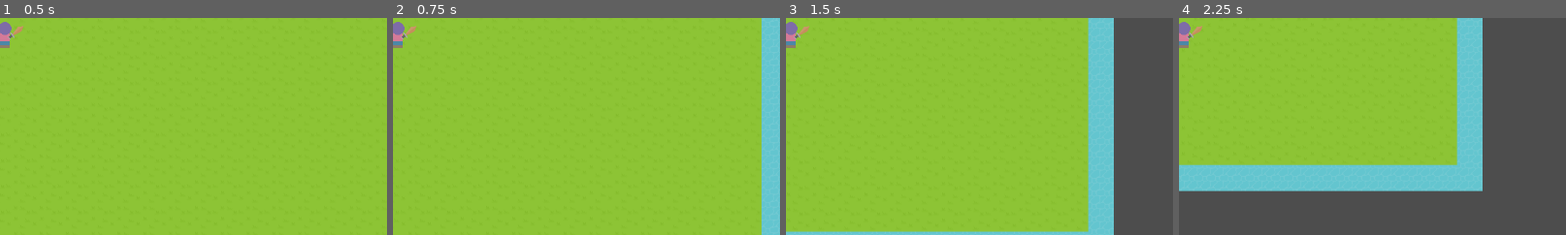
Above: before the commit, frames 1-4 (left to right).
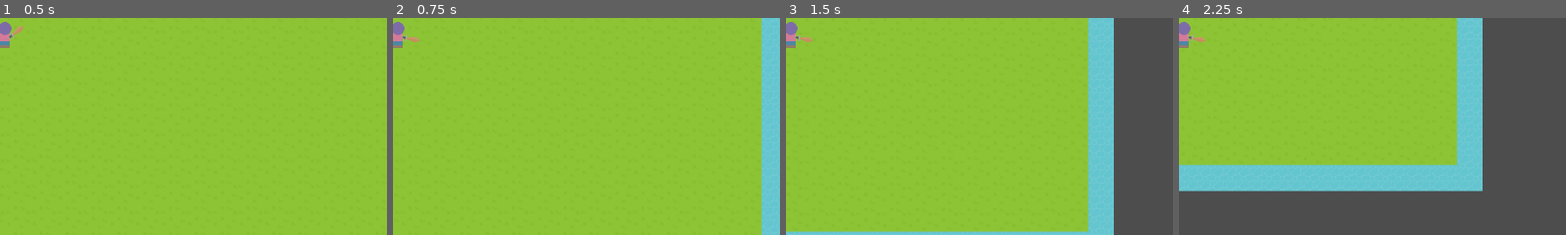
Above: after the commit, the same moments.

Repository: Wall-Dough/A-nna-RPG
Game: Godot game, scene res://game.tscn
Two runs of this game, one before a commit and one after it. Both use one fixed random seed, a clock stepped at 60 frames per second and the inputs below.
Inputs (mouse positions are % of the whole screen's width and height, from its top left):
- Up to frame 1 (0.5 s): no input
- Up to frame 2 (0.75 s): tap Enter at 0.5 s; move the mouse to (72, 45) at 0.52 s; hold Right (game_right) from 0.53 s (still down); tap Z (game_attack_primary, bound only after the commit) at 0.6 s; click (72, 45) at 0.67 s
- Up to frame 3 (1.5 s): move the mouse to (30, 55) at 1.27 s; release Right (game_right) at 1.28 s; hold Down (game_down) from 1.28 s (still down); tap Z (game_attack_primary, bound only after the commit) at 1.35 s
- Up to frame 4 (2.25 s): move the mouse to (60, 28) at 2.02 s; release Down (game_down) at 2.03 s; hold Right (game_right) from 2.03 s (still down); tap Z (game_attack_primary, bound only after the commit) at 2.1 s
The pictures show only the part of the screen within x 49-99%, y 46-96%; the shares and areas given below are measured in that part.

Frame 1 is identical in both runs. In frame 2, 0.1% of the frame differs, in the area x 2-8%, y 3-12%; in frame 3, 0.1%; in frame 4, 0.1%.

Commit message:
Sword animation on button press

Diff:
--- a/Anna.gd
+++ b/Anna.gd
@@ -19,3 +19,7 @@
 		velocity.y = move_toward(velocity.y, 0, SPEED)
 
 	move_and_slide()
+
+func _process(delta):
+	if Input.is_action_just_pressed("game_attack_primary"):
+		$sword.swing()
--- a/anna.tscn
+++ b/anna.tscn
@@ -1,8 +1,9 @@
-[gd_scene load_steps=5 format=3 uid="uid://cnbha87gdmaet"]
+[gd_scene load_steps=6 format=3 uid="uid://cnbha87gdmaet"]
 
 [ext_resource type="Script" path="res://Anna.gd" id="1_p1vvh"]
 [ext_resource type="Texture2D" uid="uid://ewweteql4oes" path="res://sprites/annameeple.png" id="2_0jb7j"]
 [ext_resource type="Texture2D" uid="uid://cp0bldo1v5irj" path="res://sprites/swordBronze.png" id="3_tu1xt"]
+[ext_resource type="Script" path="res://sword.gd" id="4_6t63l"]
 
 [sub_resource type="RectangleShape2D" id="RectangleShape2D_3qsqw"]
 size = Vector2(24, 59)
@@ -19,9 +20,10 @@
 
 [node name="camera" type="Camera2D" parent="."]
 
-[node name="Sprite2D" type="Sprite2D" parent="."]
+[node name="sword" type="Sprite2D" parent="."]
 position = Vector2(11, 6)
 rotation = 0.879646
 scale = Vector2(0.75, 0.75)
 texture = ExtResource("3_tu1xt")
 offset = Vector2(0, -28)
+script = ExtResource("4_6t63l")
--- a/project.godot
+++ b/project.godot
@@ -47,3 +47,8 @@
 "events": [Object(InputEventKey,"resource_local_to_scene":false,"resource_name":"","device":-1,"window_id":0,"alt_pressed":false,"shift_pressed":false,"ctrl_pressed":false,"meta_pressed":false,"pressed":false,"keycode":0,"physical_keycode":73,"key_label":0,"unicode":105,"echo":false,"script":null)
 ]
 }
+game_attack_primary={
+"deadzone": 0.5,
+"events": [Object(InputEventKey,"resource_local_to_scene":false,"resource_name":"","device":-1,"window_id":0,"alt_pressed":false,"shift_pressed":false,"ctrl_pressed":false,"meta_pressed":false,"pressed":false,"keycode":0,"physical_keycode":90,"key_label":0,"unicode":122,"echo":false,"script":null)
+]
+}
--- /dev/null
+++ b/sword.gd
@@ -0,0 +1,28 @@
+extends Sprite2D
+
+var start_rotation = 0
+var target_rotation = 0
+var rotation_delta = 10
+var rotation_size = 60
+
+# Called when the node enters the scene tree for the first time.
+func _ready():
+	start_rotation = get_rotation_degrees()
+	target_rotation = start_rotation
+
+
+# Called every frame. 'delta' is the elapsed time since the previous frame.
+func _process(delta):
+	pass
+
+func _physics_process(delta):
+	if round(get_rotation_degrees()) != round(target_rotation):
+		set_rotation(rotate_toward(deg_to_rad(get_rotation_degrees()),
+			deg_to_rad(target_rotation), deg_to_rad(rotation_delta)))
+	if round(get_rotation_degrees()) == round(target_rotation):
+		target_rotation = start_rotation
+
+func swing():
+	print('swing')
+	set_rotation_degrees(start_rotation)
+	target_rotation = start_rotation + rotation_size
